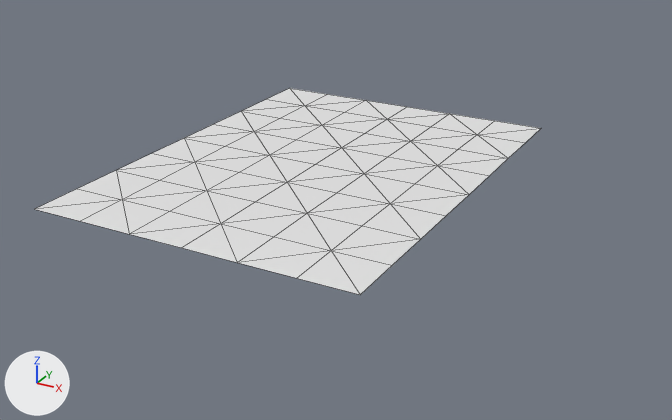
Renders of the OBJ model assets/maps/chunks/terrain_lod2_3_-2.obj from each side of a commit.
Both versions are drawn from a camera (50 mm lens) standing at (280.4, -14.9, 40.8) and looking at (221.8, 91.7, -12.5). Arrows for +X, +Y and +Z are at lower left; the lights stay in place. The older version comes first. Mesh edges are drawn as thin lines. Where no turn or scale is listed for an object, it has been applied to the vertices.

Names of what the first picture shows: 'terrain_lod2_3_-2'.
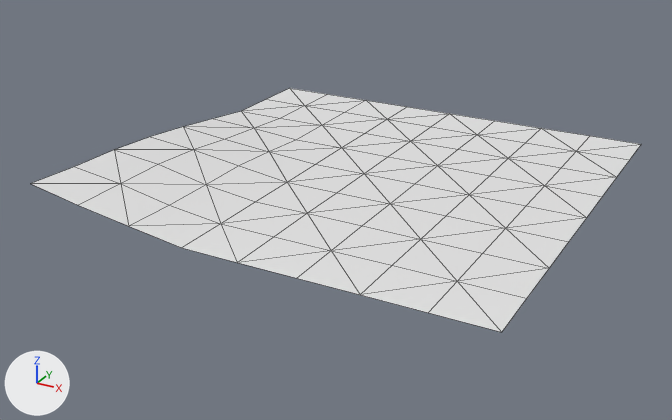
What differs and where, as boxes (x1, y1, x2, y2) in the pictures (672 x 420 px; the box of a moved part takes in the faces that stretch with it):
'terrain_lod2_3_-2', reshaped (21% wider, 18% taller): before (35, 88, 541, 295); after (30, 88, 641, 332)
part 1 of me_terrain_lod2_3__2, added: after (361, 128, 641, 332)
part 2 of me_terrain_lod2_3__2, moved or reshaped: before (35, 111, 341, 248); after (30, 111, 341, 248)

The change in detail:
me_terrain_lod2_3__2 is used by ob_terrain_lod2_3__2; location (0.0, 0.0, 0.0).
me_terrain_lod2_3__2 had 63 vertices, 96 faces and spanned x 192.0..240.0, y 64.0..128.0, z -8.0.
me_terrain_lod2_3__2 now has 81 vertices, 128 faces and spans x 192.0..256.0, y 64.0..128.0, z -8.0..-4.4.
Part 1, on me_terrain_lod2_3__2:
9 new vertices lie (8.0, 0.0, 0.0) away from vertices in x 240.0, y 64.0..128.0, z -8.0.
9 new vertices lie (8.0, 0.0, 0.0) away from vertices in x 248.0, y 64.0..128.0, z -8.0.
32 new faces join them.
Part 2, on me_terrain_lod2_3__2:
4 vertices in x 192.0..208.0, y 72.0..104.0, z -8.0 move by (0.0, 0.0, 0.9).
13 vertices move from x 192.0..208.0, y 64.0..104.0, z -8.0 to x 192.0..208.0, y 64.0..104.0, z -7.5..-4.4.
